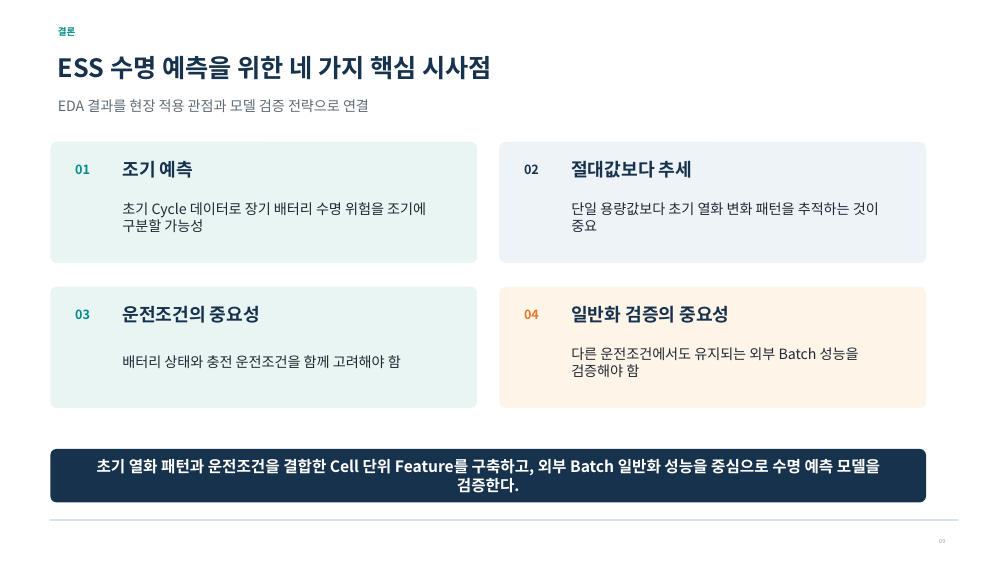
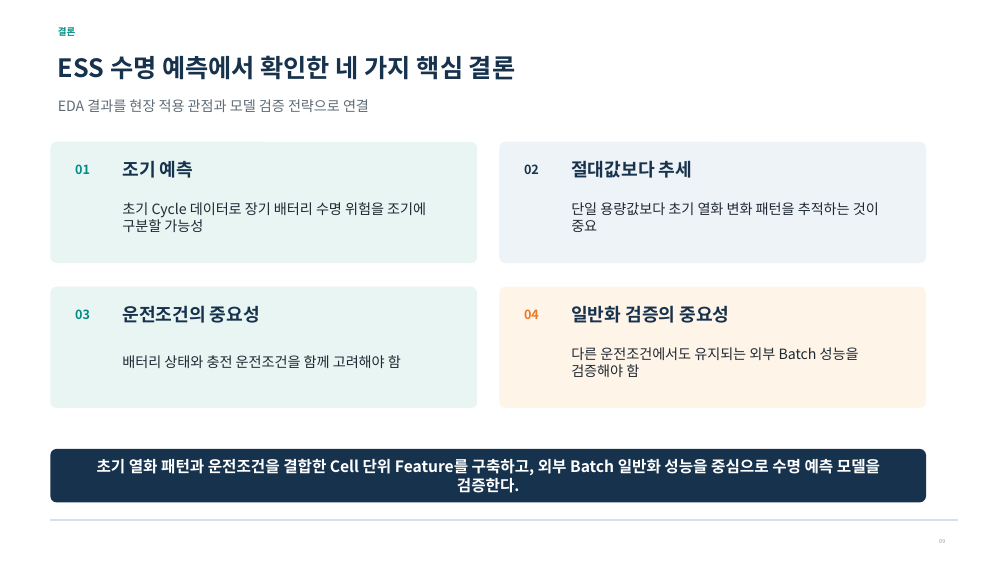
Before and after one commit to asdasd571/DS_MiniProject, a slide deck: slide 9 of reports/report_source/DS-MINI-Design-울산_1반-김낙근.pptx. Drawn at 1008x567 pixels with LibreOffice and Linux fonts; fonts in the diff are those of the drawing. Boxes give left, top, right and bottom in pixels: in the first picture for what was removed or moved away, otherwise in the second. Text is boxed around its words. In the diff, an @@ line names an element or a change of style, - is before the commit and + after.

```diff
--- a/reports/report_source/DS-MINI-Design-울산_1반-김낙근.pptx
+++ b/reports/report_source/DS-MINI-Design-울산_1반-김낙근.pptx
@@ text at [58,55,515,80]: text changed @@
-ESS 수명 예측을 위한 네 가지 핵심 시사점
+ESS 수명 예측에서 확인한 네 가지 핵심 결론
```
Also in this commit, not shown: 5 other slides changed, 14 other files.
